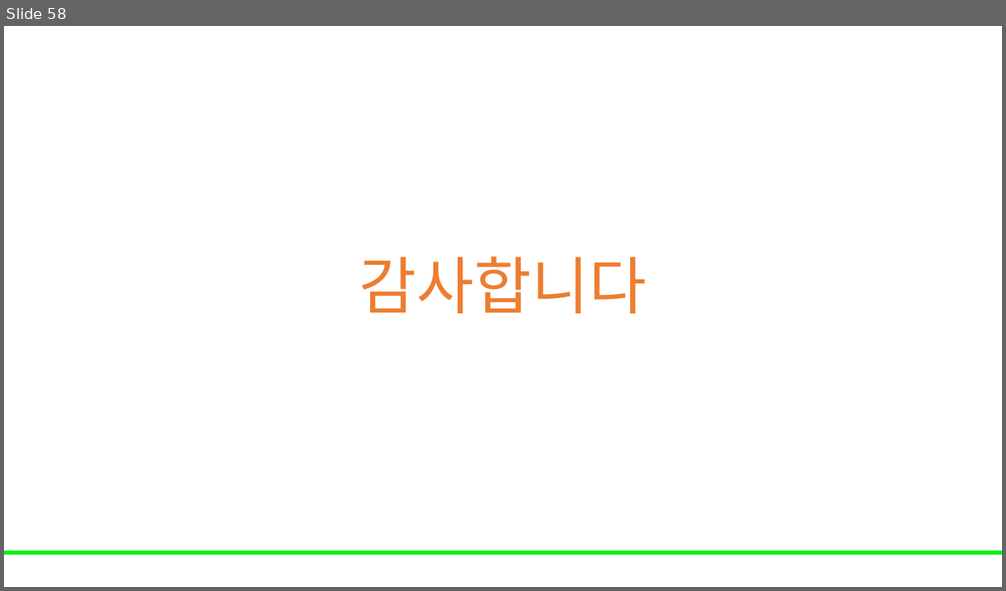
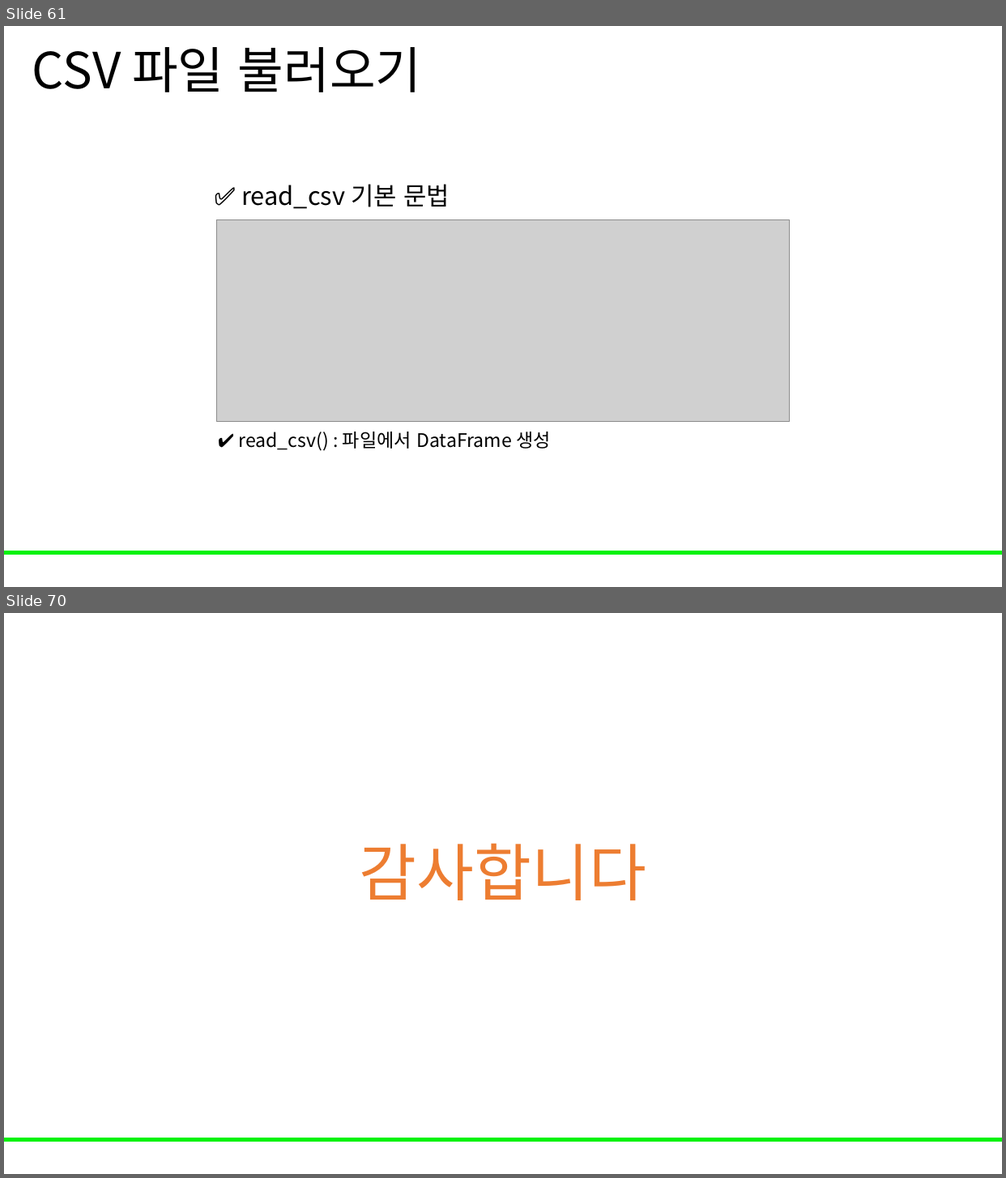
Before and after one commit to Leader-Lesson/KDT_RE_5th, a slide deck: material/3_데이터분석/05_pandas.pptx. Shown one above the other, each under a label of ours: slide 58 before the commit, slides 61 and 70 after it; the slides between them are not shown. The pictures are 1006x591 and 1006x1178 pixels, drawn with LibreOffice and Linux fonts; fonts in the diff are those of the drawing; grey boxes stand for pictures; background and template pictures are left out. Boxes give left, top, right and bottom in pixels: in the first picture for what was removed or moved away, otherwise in the second. Text is boxed around its words. In the diff, an @@ line names an element or a change of style, - is before the commit and + after.

```diff
--- a/material/3_데이터분석/05_pandas.pptx
+++ b/material/3_데이터분석/05_pandas.pptx
@@ slide 61 added at (4, 26, 1002, 587), background #FFFFFF; not listed: 1 template element that a slide beside it also shows @@
@@ title added at (32, 47, 422, 92), 48 pt, text #000000 @@
+CSV 파일 불러오기
@@ text added at (241, 184, 450, 209), 24 pt, text #000000 @@
+✅ read_csv 기본 문법
@@ picture added at (216, 220, 790, 422) @@
@@ text added at (218, 432, 551, 451), 18 pt, text #000000 @@
+✔️ read_csv() : 파일에서 DataFrame 생성
@@ what was slide 58 is now slide 70 @@
```
Also in this commit, not shown: 49 slides changed, 11 other slides added, 2 other files.
